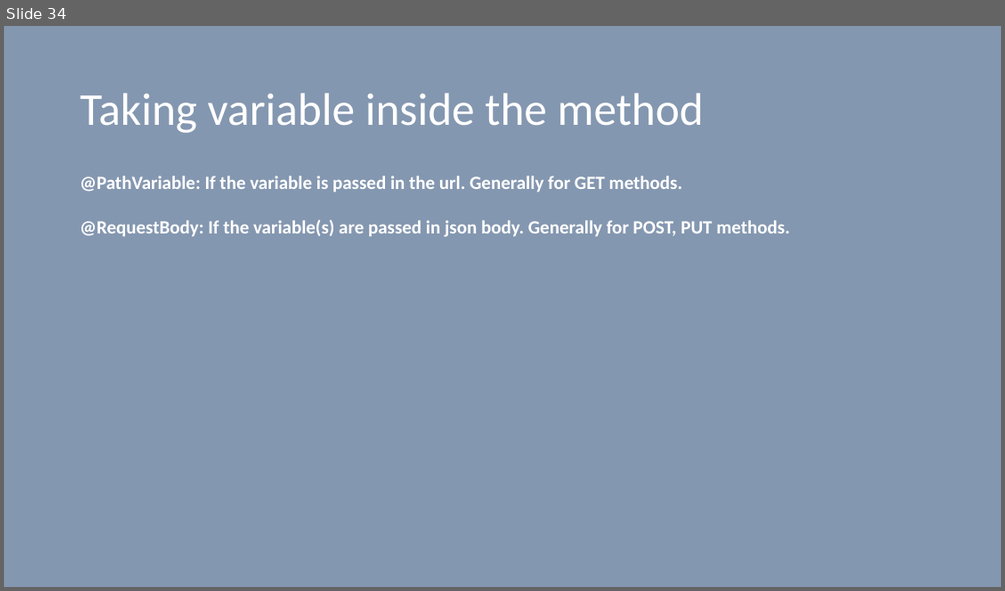
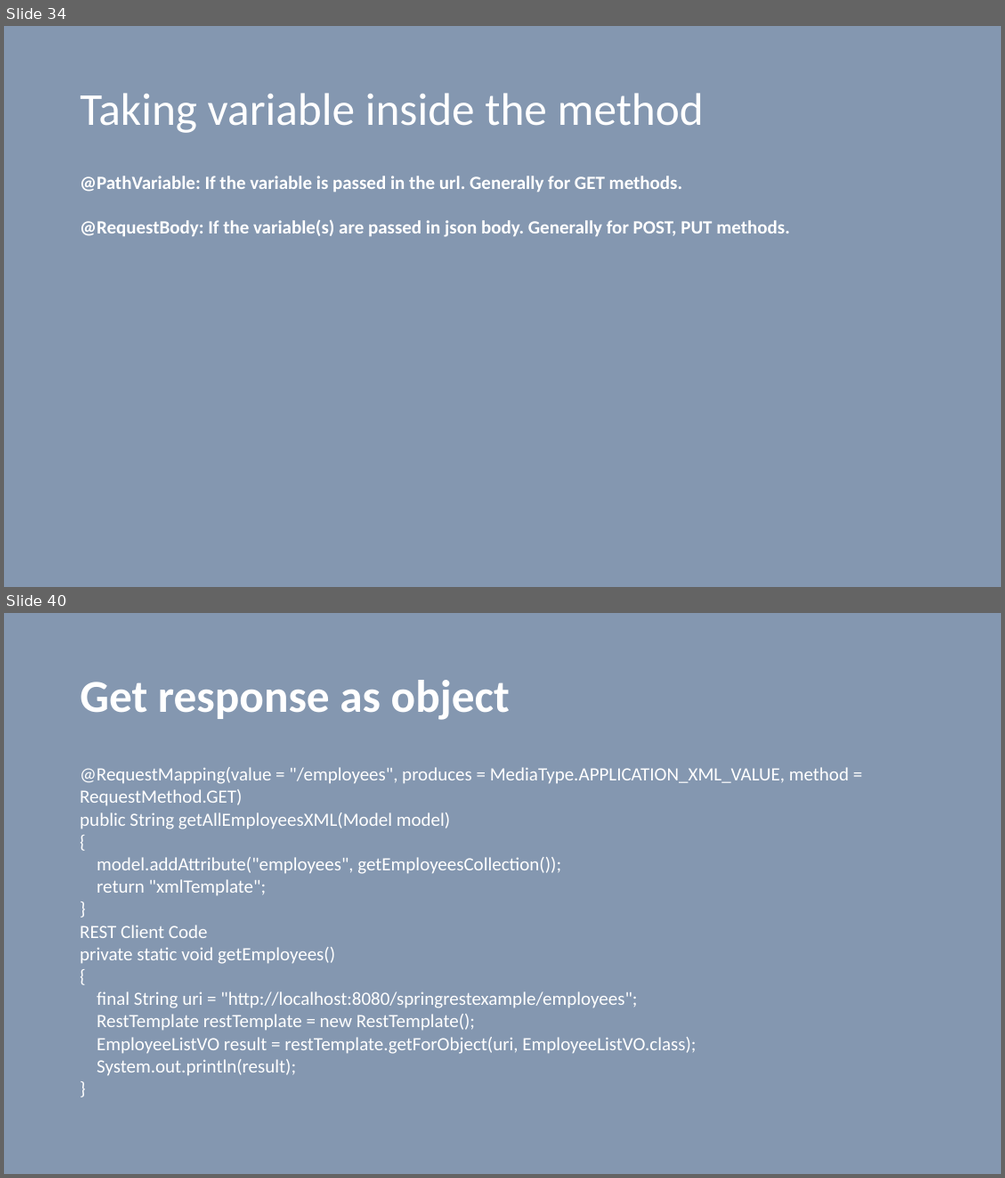
Before and after one commit to vilasvarghese/microservices, a slide deck: training/day1/3SpringBootDay1And2.pptx. Shown one above the other, each under a label of ours: slide 34 before the commit, slides 34 and 40 after it; the slides between them are not shown. The pictures are 1005x591 and 1005x1178 pixels, drawn with LibreOffice and Linux fonts; fonts in the diff are those of the drawing. Boxes give left, top, right and bottom in pixels: in the first picture for what was removed or moved away, otherwise in the second. Text is boxed around its words. In the diff, an @@ line names an element or a change of style, - is before the commit and + after.

```diff
--- a/training/day1/3SpringBootDay1And2.pptx
+++ b/training/day1/3SpringBootDay1And2.pptx
@@ slide 40 added at [4, 613, 1001, 1174], background #8497B0 @@
@@ title added at [80, 680, 510, 720], 44 pt, text #FFFFFF, bold @@
+Get response as object
@@ text added at [80, 767, 849, 1076], 18 pt, text #FFFFFF @@
+@RequestMapping(value = "/employees", produces = MediaType.APPLICATION_XML_VALUE, method = RequestMethod.GET)
+public String getAllEmployeesXML(Model model)
+{
+model.addAttribute("employees", getEmployeesCollection());
+return "xmlTemplate";
+}
+REST Client Code
+private static void getEmployees()
+{
+final String uri = "http://localhost:8080/springrestexample/employees";
+RestTemplate restTemplate = new RestTemplate();
+EmployeeListVO result = restTemplate.getForObject(uri, EmployeeListVO.class);
+System.out.println(result);
+}
```
Also in this commit, not shown: 11 other slides added, 17 slides removed, 2 other files.
